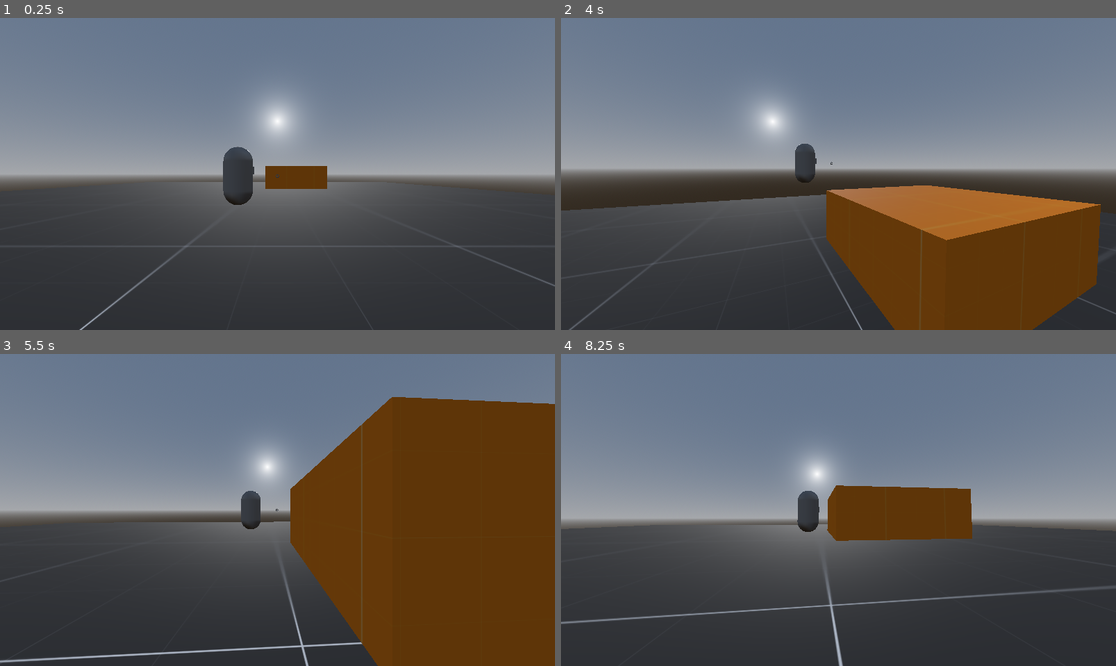
Above: before the commit, frames 1-4 (two rows, left to right).
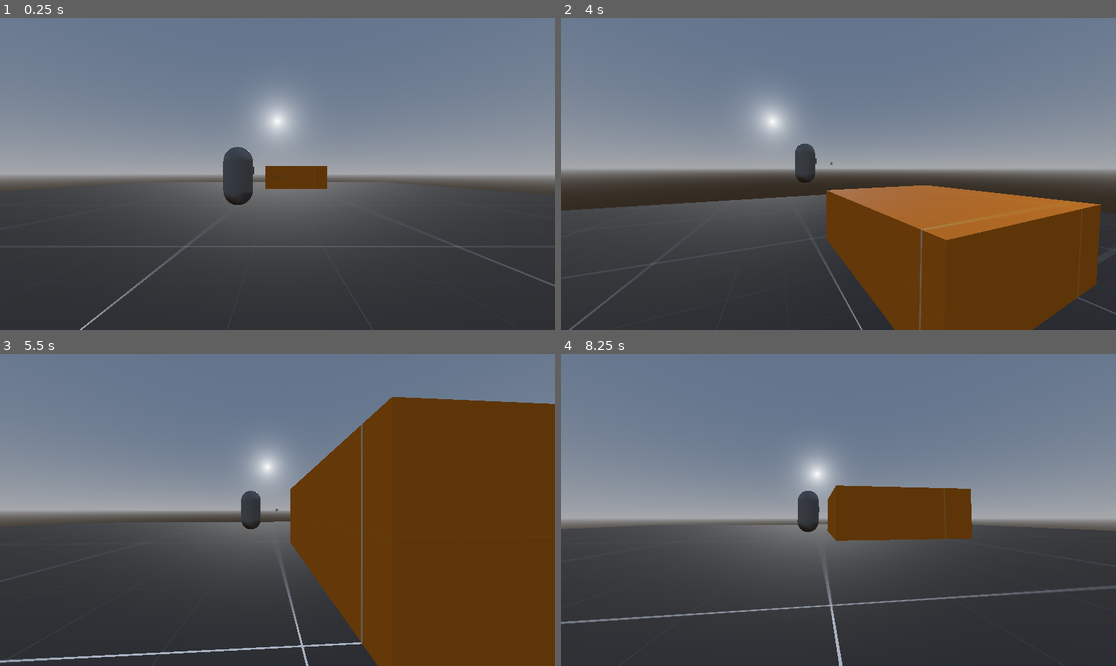
Above: after the commit, the same moments.

Repository: kylekrause3/man-vs-godot
Game: Godot game, scene res://scenes/levels/dev.tscn
Same seed, same stepped clock (60 frames per second), same inputs: the game is played once before the commit and once after it.
Inputs (mouse positions are in pixels of both pictures, inside the frame that each line leads up to):
- Up to frame 1 (0.25 s): no input
- Up to frame 2 (4 s): tap Enter at 0.5 s; move the mouse to (866, 174) at 0.52 s; hold Shift (sprint) 0.53-1.28 s; hold W (up) from 0.53 s (still down); click (866, 174) at 0.67 s; tap Space (jump) at 0.77, 1.52, 3.02, 3.77 s; move the mouse to (810, 174) at 1.27 s; tap R (teleport) at 1.35, 2.85 s; move the mouse to (849, 167) at 2.02 s; hold Shift (sprint) 2.03-2.78 s; move the mouse to (832, 180) at 2.77 s; click (832, 180) at 2.92 s; move the mouse to (877, 177) at 3.52 s; hold Shift (sprint) from 3.53 s (still down)
- Up to frame 3 (5.5 s): keep holding W (up); move the mouse to (233, 506) at 4.27 s; release Shift (sprint) at 4.28 s; tap R (teleport) at 4.35 s; tap Space (jump) at 4.52 s; move the mouse to (283, 510) at 5.02 s; hold Shift (sprint) from 5.03 s (still down); click (283, 510) at 5.17 s
- Up to frame 4 (8.25 s): move the mouse to (816, 503) at 5.77 s; release W (up) at 5.78 s; release Shift (sprint) at 5.78 s; hold D (right) 5.78-6.53 s; tap R (teleport) at 5.85, 7.35 s; tap Space (jump) at 6.02, 6.77, 7.52 s; move the mouse to (866, 510) at 6.52 s; hold Shift (sprint) 6.53-7.28 s; hold W (up) from 6.53 s (still down); move the mouse to (810, 510) at 7.27 s; click (810, 510) at 7.42 s; move the mouse to (849, 503) at 8.02 s; hold Shift (sprint) from 8.03 s (still down)

The runs differ from the first frame. In frame 1, less than 0.1% of the frame differs, in the area x 14-29%, y 81-100%; in frame 2, less than 0.1%; in frame 3, 0.5%, in the area x 0-66%, y 22-100%; in frame 4, 0.1%.

Commit message:
add all materials for prototypes

Diff:
--- a/mvb/assets/prototype materials/dark.tres
+++ b/mvb/assets/prototype materials/dark.tres
@@ -7,3 +7,4 @@
 uv1_scale = Vector3(0.125, 0.125, 0.125)
 uv1_triplanar = true
 uv1_world_triplanar = true
+texture_filter = 4
--- /dev/null
+++ b/mvb/assets/prototype materials/green.tres
@@ -0,0 +1,10 @@
+[gd_resource type="StandardMaterial3D" load_steps=2 format=3 uid="uid://cb76n7ulmnk0r"]
+
+[ext_resource type="Texture2D" uid="uid://bp1voy6cmxqxu" path="res://assets/prototype materials/green.png" id="1_laekm"]
+
+[resource]
+albedo_texture = ExtResource("1_laekm")
+uv1_scale = Vector3(0.125, 0.125, 0.125)
+uv1_triplanar = true
+uv1_world_triplanar = true
+texture_filter = 4
--- /dev/null
+++ b/mvb/assets/prototype materials/light.tres
@@ -0,0 +1,10 @@
+[gd_resource type="StandardMaterial3D" load_steps=2 format=3 uid="uid://banfohborcxu8"]
+
+[ext_resource type="Texture2D" uid="uid://bw3w7vlkhp1gv" path="res://assets/prototype materials/light.png" id="1_xfwiu"]
+
+[resource]
+albedo_texture = ExtResource("1_xfwiu")
+uv1_scale = Vector3(0.125, 0.125, 0.125)
+uv1_triplanar = true
+uv1_world_triplanar = true
+texture_filter = 4
--- a/mvb/assets/prototype materials/orange.tres
+++ b/mvb/assets/prototype materials/orange.tres
@@ -4,6 +4,7 @@
 
 [resource]
 albedo_texture = ExtResource("1_y6f7k")
-uv1_scale = Vector3(0.25, 0.25, 0.25)
+uv1_scale = Vector3(0.125, 0.125, 0.125)
 uv1_triplanar = true
 uv1_world_triplanar = true
+texture_filter = 4
--- /dev/null
+++ b/mvb/assets/prototype materials/purple.tres
@@ -0,0 +1,10 @@
+[gd_resource type="StandardMaterial3D" load_steps=2 format=3 uid="uid://d22cdhu05woe6"]
+
+[ext_resource type="Texture2D" uid="uid://dxtec8qs1ep5m" path="res://assets/prototype materials/purple.png" id="1_dgxdj"]
+
+[resource]
+albedo_texture = ExtResource("1_dgxdj")
+uv1_scale = Vector3(0.125, 0.125, 0.125)
+uv1_triplanar = true
+uv1_world_triplanar = true
+texture_filter = 4
--- /dev/null
+++ b/mvb/assets/prototype materials/red.tres
@@ -0,0 +1,10 @@
+[gd_resource type="StandardMaterial3D" load_steps=2 format=3 uid="uid://drdjje03reoip"]
+
+[ext_resource type="Texture2D" uid="uid://d1biyi8jss3k3" path="res://assets/prototype materials/red.png" id="1_d78n4"]
+
+[resource]
+albedo_texture = ExtResource("1_d78n4")
+uv1_scale = Vector3(0.125, 0.125, 0.125)
+uv1_triplanar = true
+uv1_world_triplanar = true
+texture_filter = 4
